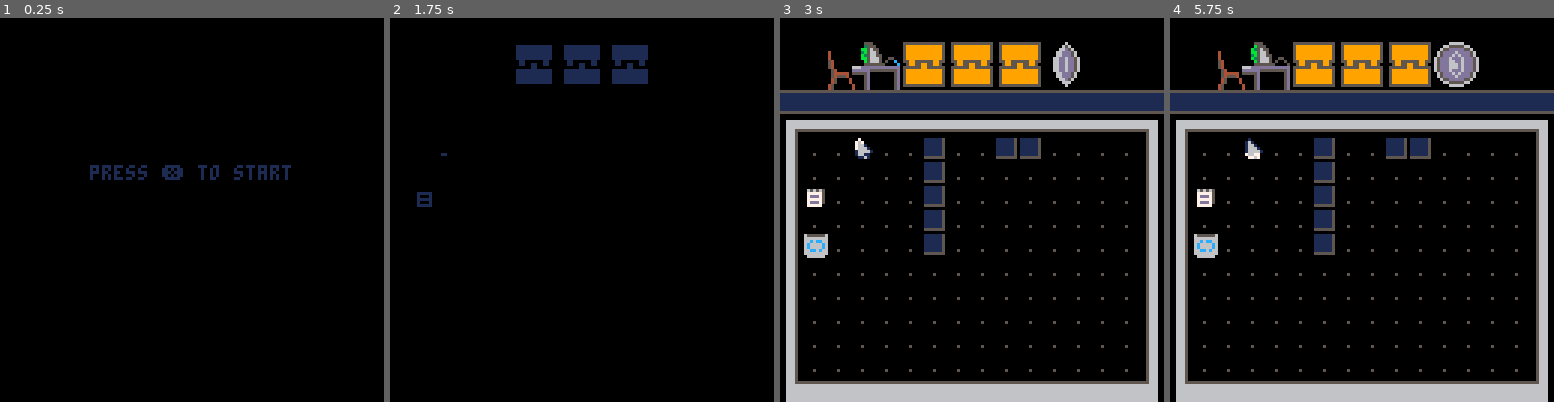
Above: before the commit, frames 1-4 (left to right).
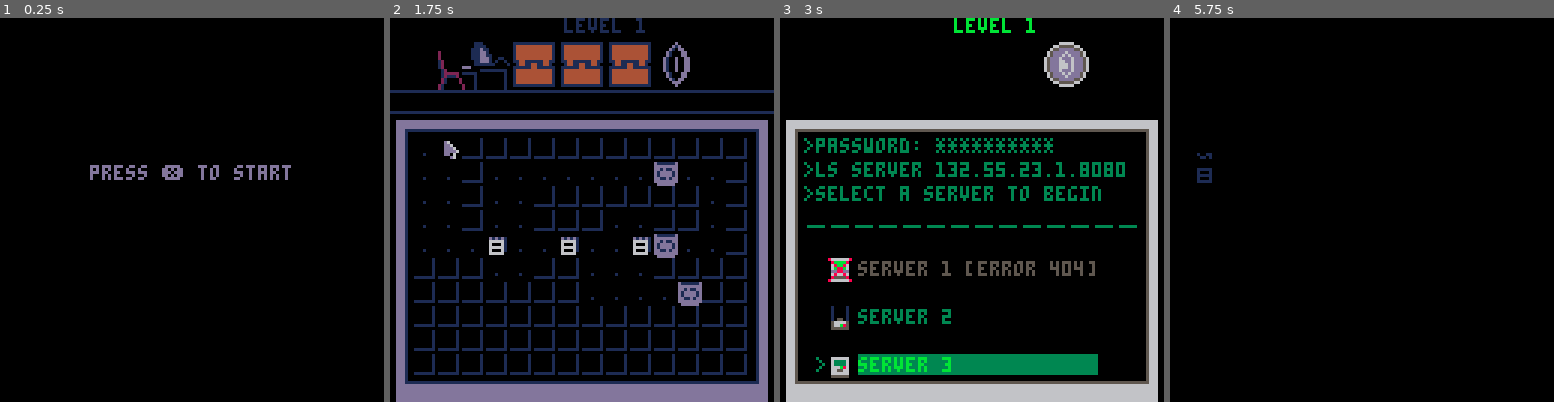
Above: after the commit, the same moments.

Repository: jacobneal65/sokovirus-pico8
Game: PICO-8 cartridge mysoko.p8
Same seed, same stepped clock (60 frames per second), same inputs: the game is played once before the commit and once after it.
Inputs:
- Up to frame 1 (0.25 s): no input
- Up to frame 2 (1.75 s): tap X (X key) at 0.33, 1.07 s; tap O (Z key) at 0.7, 1.7 s; hold Right from 1.6 s (still down)
- Up to frame 3 (3 s): tap X (X key) at 1.85, 2.97 s; release Right at 2.1 s; tap O (Z key) at 2.1, 2.5, 2.9 s; hold Up 2.15-2.42 s; hold Right from 2.47 s (still down)
- Up to frame 4 (5.75 s): release Right at 3.03 s; hold Left 3.08-3.58 s; tap O (Z key) every 0.4 s from 3.3 to 5.7 s; hold Down 3.63-3.97 s; hold Right 4.02-4.68 s; tap X (X key) at 4.08, 5.2 s; hold Up 4.73-5.03 s; hold Left 5.08-5.68 s; hold Down from 5.73 s (still down)

The runs differ from the first frame. In frame 1, 0.8% of the frame differs, in the area x 23-76%, y 38-43%; in frame 2, 28%, in the area x 0-100%, y 0-100%; in frame 3, 25%; in frame 4, 28%.

Commit message:
added a buggy restart button

Diff:
--- a/mysoko.p8
+++ b/mysoko.p8
@@ -12,7 +12,7 @@
 	fadeperc=1
 	debug={}
 	cam_x,cam_y=0,0
-
+	level=0--start level 1 less
 	servertext={"server 1","server 2","server 3"}
 	hubtext={">password: **********",">ls server 132.55.23.1.8080",">select a server to begin"}
 	p_ani=112
@@ -21,6 +21,8 @@
 	levelx={17,34,51,68,85,102,0,17,34,51,68,85,102}
 	levely={0,0,0,0,0,0,16,16,16,16,16,16,16}
 
+	playerlx={}
+	playerly={}
 	boxtles={6,7,8,9}
 	goaltles={22,23,24,25}
 
@@ -43,8 +45,9 @@
 
 end
 
-function init_game()
-
+function init_level()
+	goal={}
+	box={}
 	buttbuff=-1
 	p_x,p_y=22,10
 	p_ox,p_oy=0,0--PLAYER OFFSET
@@ -60,17 +63,17 @@
 	talkwind=nil
 	--SET THE LEVEL
 	--(THE UPD LEVEL INCREASES THE NUMBER BY 1)
-	level=hubsel*4--0,4,8=LEVEL 1,5,9
-
+
+	--level=1
 	_upd=upd_level
-	_drw=draw_game
+	_drw=draw_level
 
 	--music(32,1000)
 end
 -->8
 --update
 
-function _update()
+function _update60()
 	t+=1--where we are in the anim
 	_upd()
 end
@@ -87,7 +90,7 @@
 		buttbuff=-1
 	end
 	if checksolved() then
-		--end level
+		--end of world
 		if level%worldlevels == 0 then
 			--end of world
 			if level<5 then
@@ -255,7 +258,7 @@
 	end
 end
 
-function draw_game()
+function draw_level()
 	cls()
 	--CHANGE TRANSPARENCY COLR
 	palt(0,false)
@@ -399,9 +402,19 @@
 end
 
 function do_btn_buffer(_btn)
- if 0<=_btn and _btn<4 then
-	 moveplayer(dirx[_btn+1],diry[_btn+1])
- end
+	if 0<=_btn and _btn<4 then
+		moveplayer(dirx[_btn+1],diry[_btn+1])
+	end
+ 	if _btn==5 then--x key
+		restartlevel()
+ 	end
+end
+
+function restartlevel()
+	level-=1
+	fadeout()
+	reload(0x1000, 0x1000, 0x2000)
+	init_level()
 end
 
 function checksolved()
@@ -426,7 +439,7 @@
 function upd_level()
 	modlvl=level%worldlevels
 	level+=1
-	--debug[1]="level "..level
+	debug[1]="level "..level
 
 	local lx=levelx[level]
 	local ly=levely[level]
@@ -468,7 +481,7 @@
 	end
 		--set the state for the game
 	_upd=upd_game
-	_drw=draw_game
+	_drw=draw_level
 
 end
 -->8
@@ -572,6 +585,8 @@
 	if btnp(❎) then
 		fadeout()
 		init_hub()
+		--init_level()--for debuging levels
+
 		sfx(59)
 	end
 end
@@ -693,6 +708,7 @@
 			sfx(58)
 		else
 			sfx(51)
+			level=hubsel*4
 			selworld()
 		end
 	end
@@ -700,8 +716,7 @@
 
 function selworld()
 	--worlds: 1-5
-	level=0--start level 1 less,
-	init_game(hubsel)
+	init_level()
 	fadeout()
 end
 --hubtext
@@ -816,16 +831,16 @@
 0000000000000000000000000000000000000000000000000000000000000000000000000000000000000000000000000000000000000000000000000000000000000000000000000000000000000000000000000000000000000000000000000000000000000000000000000000000000000000000000000000000000000000
 0000000000000000000000000000000000000000000000000000000000000000000000000000000000000000000000000000000000000000000000000000000000000000000000000000000000000000000000000000000000000000000000000000000000000000000000000000000000000000000000000000000000000000
 1213131313131313131313131313131400121313131313131313131313131313140012131313131313131313131313131314001213131313131313131313131313131400121313131313131313131313131313140012131313131313131313131313131314001213131313131313131313131313131400000000000000000000
-2200000000000000000000000000002400220101010101100101101001010101240022010101010110010110101001010124002201010101011001100101010101012400220101010101100110010101010101240022010101010110010110100101010124002201010101011001011010101010102400000000000000000000
-2200000000000000000000000000002400220101010101100101010101010101240022080101010110010101010101010124002208010101011001010101010101012400220801010101100101010101010101240022080101010110010101010101010124002208010101011001010101010110012400000000000000000000
-2200000000000000000000000000002400220801010101100101010101010101240022180101010110010101010101010124002218010101011001010101010101012400221801010101100101010101010101240022180101010110010101010101010124002218010101011001010101010101012400000000000000000000
-2223232323232323232323232323232400220101010101100101010101010101240022010101010110010101010101010124002201010101011001010101010101012400220101010101100101010101010101240022010101010110010101010101010124002201010101011001010101010101012400000000000000000000
-2200000000000000000000000000002400221801010101100101010101010101240022010101010110010101010101010124002201010101011001010101010101012400220101010101100101010101010101240022010101010110010101010101010124002201010101011001010101010101012400000000000000000000
-2200150000000000000000000000002400220101010101010101010101010101240022010101010101010101010101010124002201010101010101010101010101012400220101010101010101010101010101240022010101010101010101010101010124002201010101010101010101010101012400000000000000000000
-2200000000000000000000000000002400220101010101010101010101010101240022010101010101010101010101010124002201010101010101010101010101012400220101010101010101010101010101240022010101010101010101010101010124002201010101010101010101010101012400000000000000000000
-2200050000000000000000000000002400220101010101010101010101010101240022010101010101010101010101010124002201010101010101010101010101012400220101010101010101010101010101240022010101010101010101010101010124002201010101010101010101010101012400000000000000000000
-2200000000000000000000000000002400220101010101010101010101010101240022010101010101010101010101010124002201010101010101010101010101012400220101010101010101010101010101240022010101010101010101010101010124002201010101010101010101010101012400000000000000000000
-2200040000000000000000000000002400220101010101010101010101010101240022010101010101010101010101010124002201010101010101010101010101012400220101010101010101010101010101240022010101010101010101010101010124002201010101010101010101010101012400000000000000000000
+2200000000000000000000000000002400220101101010101010101010101010240022010101010110101010101010101024002201010101011001100101010101012400220101010101100110010101010101240022010101010110010110100101010124002201010101011001011010101010102400000000000000000000
+2200000000000000000000000000002400220101100101010101010118010110240022010101101010101010101010101024002208010101011001010101010101012400220801010101100101010101010101240022080101010110010101010101010124002208010101011001010101010110012400000000000000000000
+2200000000000000000000000000002400220101100101101010101010100110240022010101010110101010101010101024002218010101011001010101010101012400221801010101100101010101010101240022180101010110010101010101010124002218010101011001010101010101012400000000000000000000
+2223232323232323232323232323232400220101100101101010010110100110240022010101100701101010101010101024002201010101011001010101010101012400220101010101100101010101010101240022010101010110010101010101010124002201010101011001010101010101012400000000000000000000
+2200000000000000000000000000002400220101010801010801010818010110240022010101100101010117101010101024002201010101011001010101010101012400220101010101100101010101010101240022010101010110010101010101010124002201010101011001010101010101012400000000000000000000
+2200150000000000000000000000002400221010100101101001010110101010240022010101070107100101171010101024002201010101010101010101010101012400220101010101010101010101010101240022010101010101010101010101010124002201010101010101010101010101012400000000000000000000
+2200000000000000000000000000002400221010101010101001010101181010240022101010101001010110101010101024002201010101010101010101010101012400220101010101010101010101010101240022010101010101010101010101010124002201010101010101010101010101012400000000000000000000
+2200050000000000000000000000002400221010101010101010101010101010240022101010101010101010101010101024002201010101010101010101010101012400220101010101010101010101010101240022010101010101010101010101010124002201010101010101010101010101012400000000000000000000
+2200000000000000000000000000002400221010101010101010101010101010240022101010101010101010101010101024002201010101010101010101010101012400220101010101010101010101010101240022010101010101010101010101010124002201010101010101010101010101012400000000000000000000
+2200040000000000000000000000002400221010101010101010101010101010240022101010101010101010101010101024002201010101010101010101010101012400220101010101010101010101010101240022010101010101010101010101010124002201010101010101010101010101012400000000000000000000
 3233333333333333333333333333333400323333333333333333333333333333340032333333333333333333333333333334003233333333333333333333333333333400323333333333333333333333333333340032333333333333333333333333333334003233333333333333333333333333333400000000000000000000
 0000000000000000000000000000000000000000000000000000000000000000000000000000000000000000000000000000000000000000000000000000000000000000000000000000000000000000000000000000000000000000000000000000000000000000000000000000000000000000000000000000000000000000
 0000000000000000000000000000000000000000000000000000000000000000000000000000000000000000000000000000000000000000000000000000000000000000000000000000000000000000000000000000000000000000000000000000000000000000000000000000000000000000000000000000000000000000
